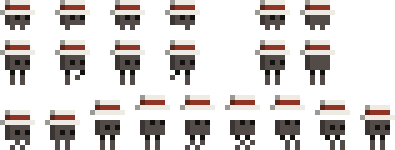
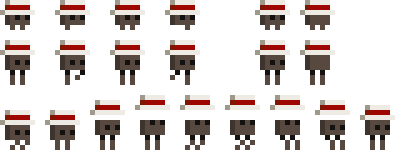
Comparing the layer stacks of the two 395px x 150px images. Changes:
painted on "mini J copy 8" over 0, 0, 390, 150
removed layer "mini J copy 7" over 315, 100, 345, 150
removed layer "mini J copy 6" over 270, 95, 300, 150
removed layer "mini J copy 5" over 225, 95, 255, 150
removed layer "mini J copy 4" over 180, 95, 210, 150
removed layer "mini J copy 3" over 135, 95, 165, 150
removed layer "mini J copy 2" over 90, 100, 120, 150
removed layer "mini J copy" over 45, 110, 75, 150
removed layer "mini J" over 0, 110, 30, 150
removed layer "mini copy 4" over 165, 40, 195, 85
removed layer "mini copy 3" over 110, 40, 140, 85
removed layer "mini copy 2" over 55, 40, 85, 85
removed layer "mini copy" over 0, 40, 30, 85
removed layer "mini idle copy" over 300, 40, 330, 85
removed layer "mini idle" over 255, 40, 285, 85
removed layer "minimini copy 4" over 165, 0, 195, 30
removed layer "minimini copy 3" over 110, 0, 140, 30
removed layer "minimini copy 2" over 55, 0, 85, 30
removed layer "minimini copy" over 0, 0, 30, 30
removed layer "minimini idle copy" over 300, 0, 330, 30
removed layer "minimini idle" over 255, 0, 285, 30
